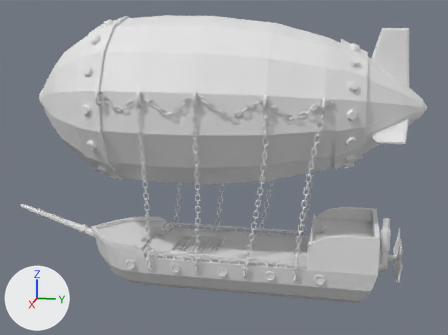
The FBX model Ketopia/Assets/Tamas/Airship.fbx, before and after one commit.
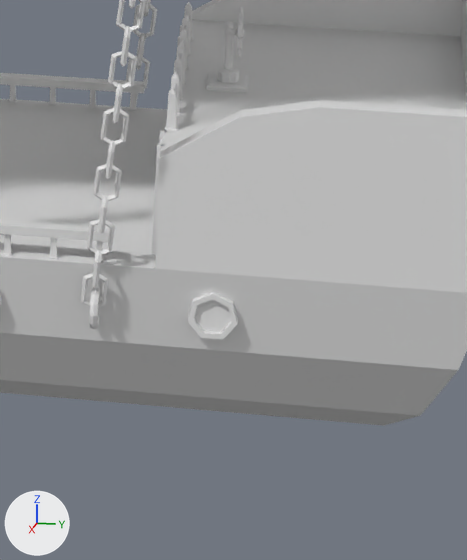
The first picture shows the older version from a 50 mm lens placed at (40.8, 7.6, 10.2), pointed at (-0.1, -0.6, 0.0). The close-ups show both versions on the part from 61% to 83% of the width and 64% to 99% of the height of that picture; other places that the commit changed are outside them. The axes (+X, +Y, +Z) are drawn at lower left. The lights are the same throughout. Where no turn or scale is listed for an object, it has been applied to the vertices. Vertices at the same position are counted once.

In view in the first close-up: 'Chain2', 'Chain6', 'Hekkie', 'Hekkieschip1', 'Hekkieschip2', 'Kajuit', 'Schip', 'Steeringwheelpart'.
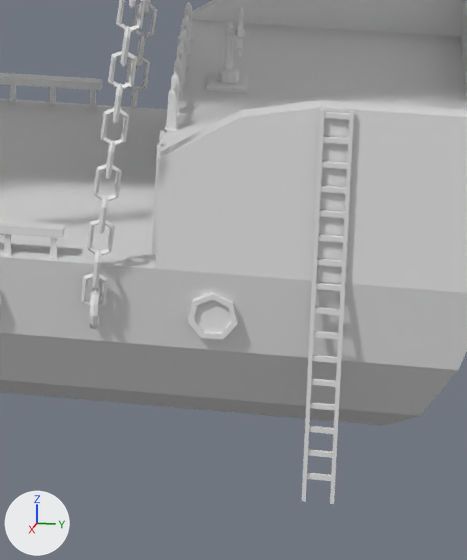
Where the change shows, as pixel boxes (x1, y1, x2, y2) in the close-ups (467 x 560 px; the box of a moved part takes in the faces that stretch with it):
'Ladder1.002', added: after (302, 108, 354, 504)
'Hekkieschip1', reshaped: before (0, 220, 109, 263); after (0, 220, 65, 259)
part 1 of me_cylinder_010, deleted: before (94, 241, 104, 263)
part 2 of me_cylinder_010, moved or reshaped: before (61, 224, 109, 242); after (0, 220, 65, 238)

Edits to the bpy script that builds the scene:
```text
Change me_cylinder_010:
    where me_cylinder_010.from_pydata(...)  # 280 vertices, 210 faces; spans x 2.91..3.09, y -5.48..4.91, z -5.73..-5.26
    used by ob_hekkieschip1; location = (0.0, 0.0, 0.0)
    verts and faces of me_cylinder_010; kept vertices keep their numbers, new ones are numbered from 280
    before: 4 (2.91, 4.91, -5.38) at pixel (113, 236), 5 (3.09, 4.91, -5.38), 6 (2.91, 4.91, -5.26) at pixel (113, 228), 7 (3.09, 4.91, -5.26)
    me_cylinder_010 part 1: the loose piece of 16 vertices spanning x 2.95..3.07, y 4.68..4.8, z -5.7..-5.33 is deleted
    me_cylinder_010 part 2
    add for i in [*range(4, 8)]: verts[i] += (0.0, -0.66, 0.0)
Add me_cylinder_033:
    me_cylinder_033.from_pydata(...)  # 288 vertices, 216 faces; spans x -0.02..6.47, y -0.22..0.22, z -5.02..0.62
Add ob_ladder1_002:
    ob_ladder1_002 = bpy.data.objects.new('Ladder1.002', me_cylinder_033)
    ob_ladder1_002.location = (-3.23, 7.81, -3.86)
```
